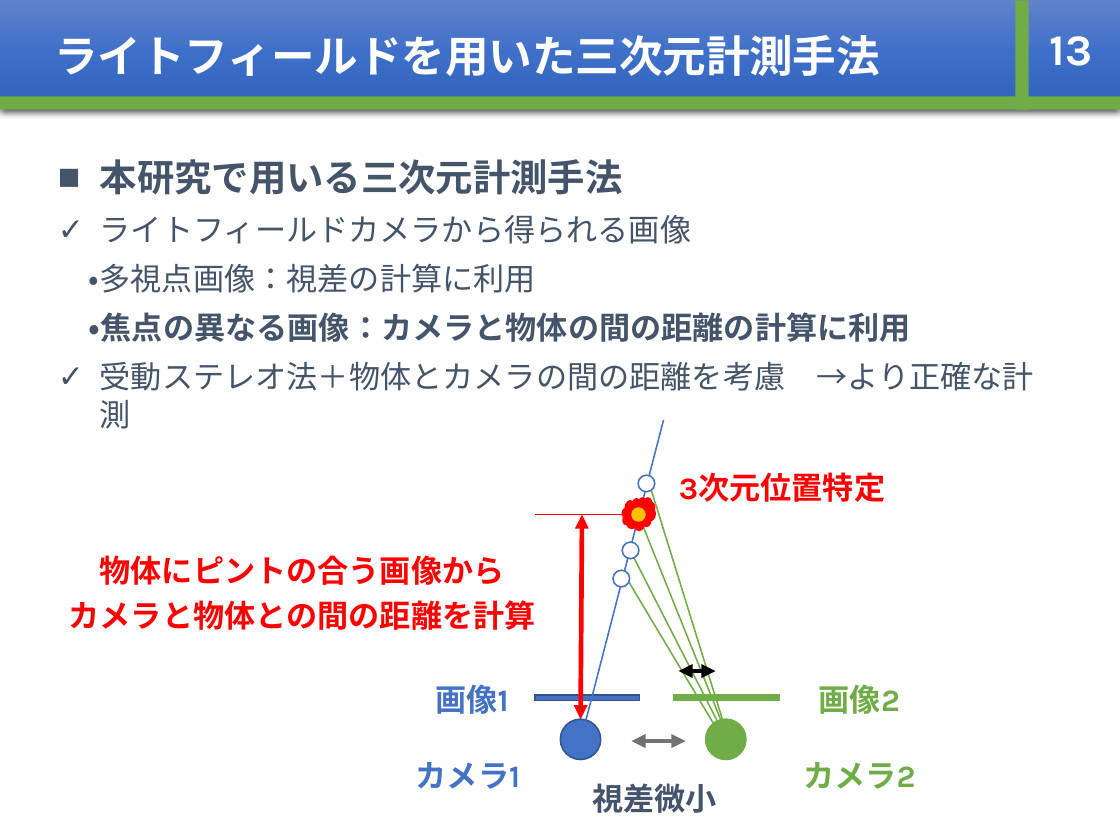
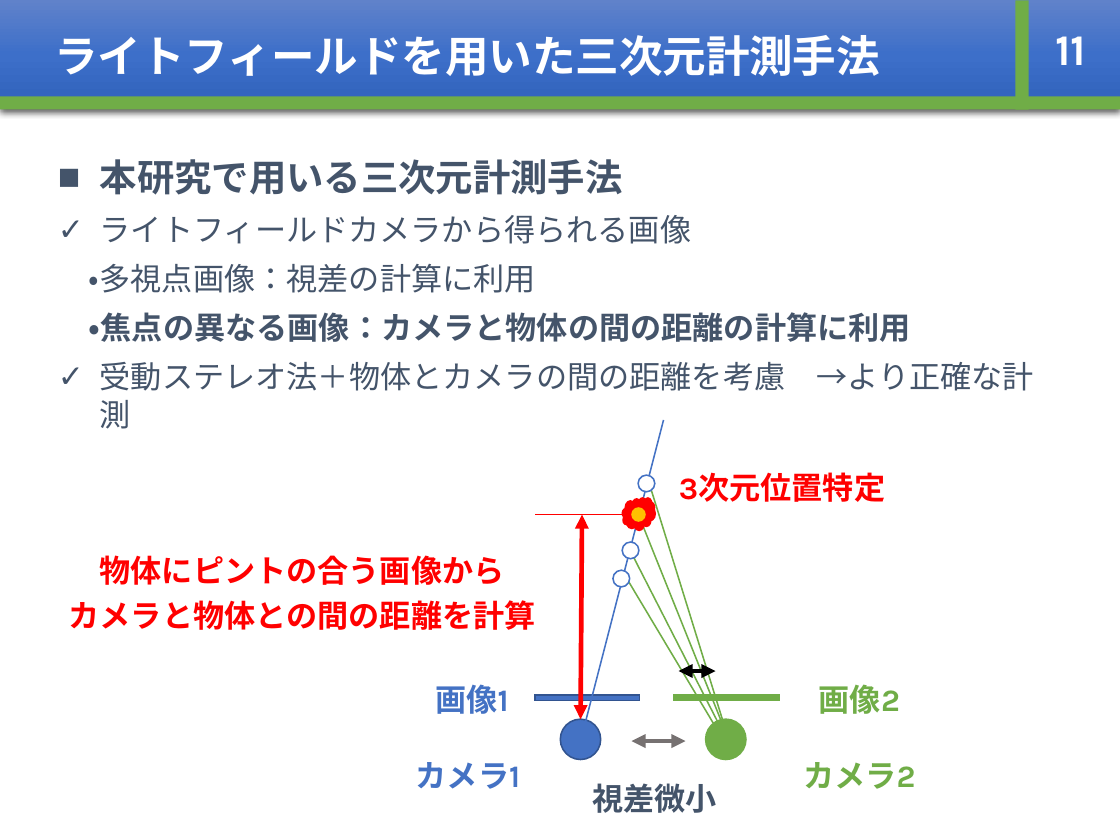
Before and after one commit to whcitizen/citizen_thesis, a slide deck: slide 15 of 03_mid_presentation/mid-presentation_20180219.pptx (slide 18 before the commit). Drawn at 1120x840 pixels with LibreOffice and Linux fonts; fonts in the diff are those of the drawing. Boxes give left, top, right and bottom in pixels: in the first picture for what was removed or moved away, otherwise in the second. Text is boxed around its words. In the diff, an @@ line names an element or a change of style, - is before the commit and + after.

```diff
--- a/03_mid_presentation/mid-presentation_20180219.pptx
+++ b/03_mid_presentation/mid-presentation_20180219.pptx
@@ text at (x1=1055, y1=36, x2=1086, y2=65): text changed @@
-13
+11
```
Also in this commit, not shown: 14 other slides changed, 1 slide added, 1 slide removed, 8 other files.
